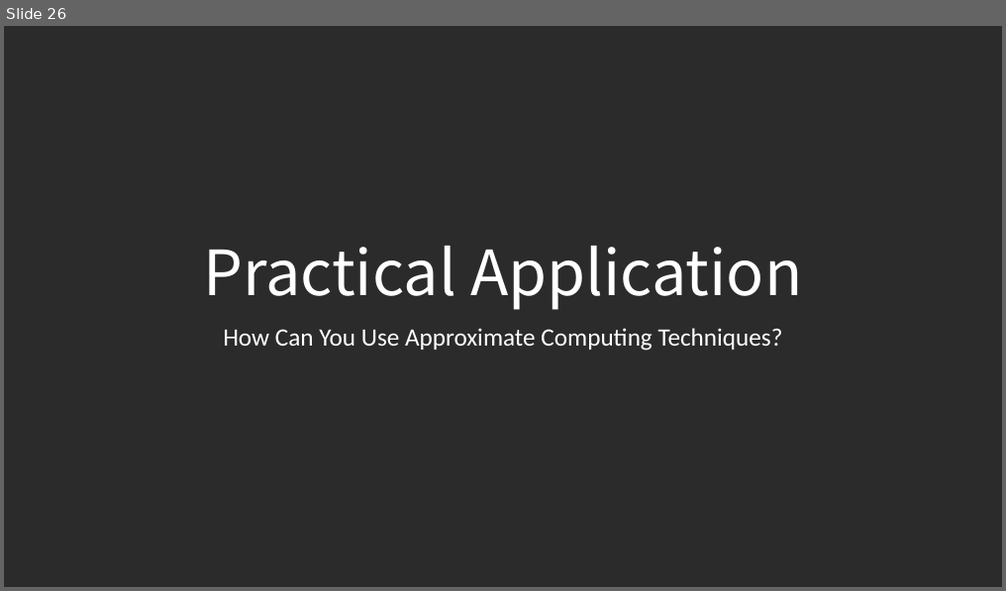
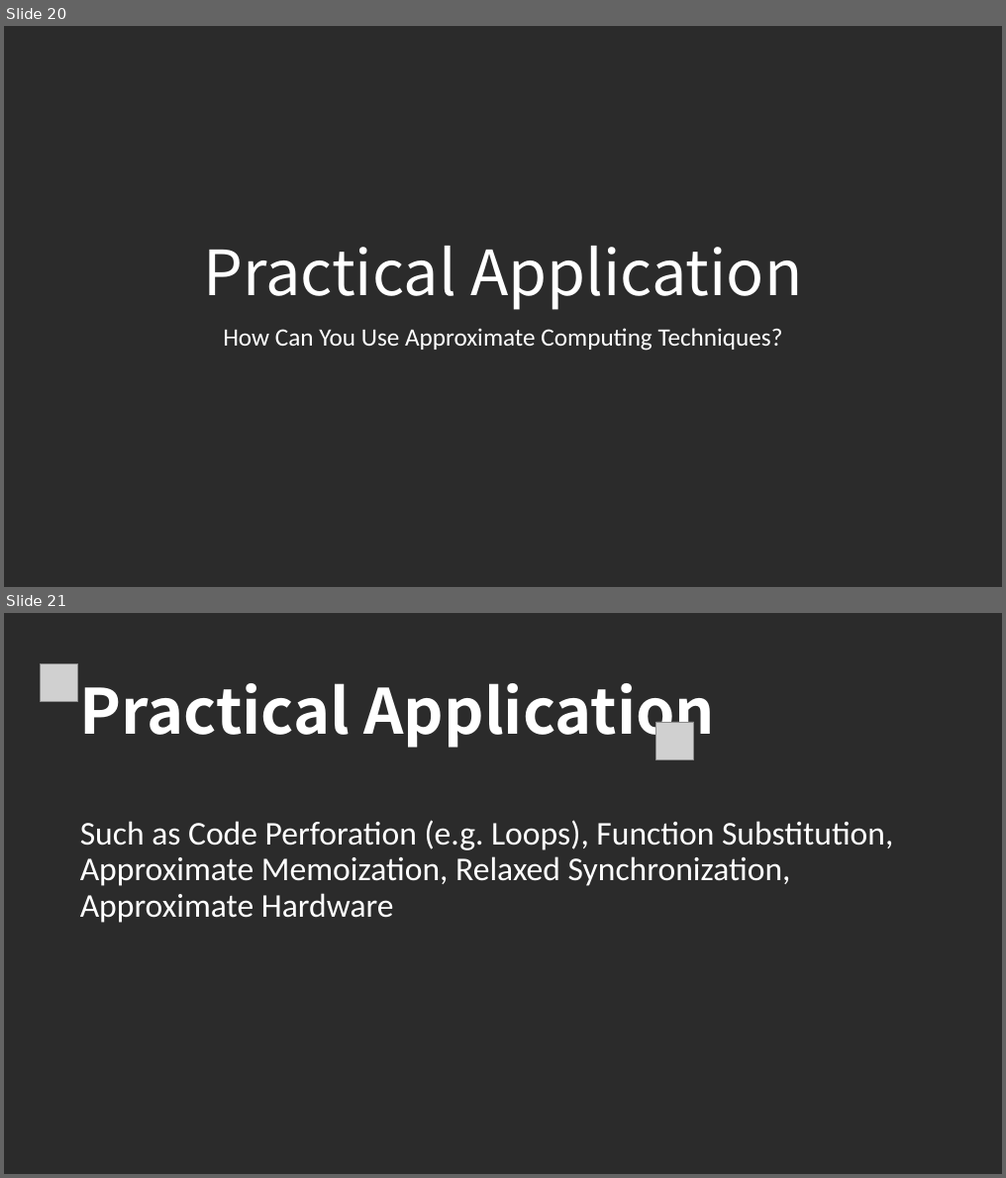
Before and after one commit to LoloMarty/2024-, a slide deck: CS4630/Approximate Computing.pptx. Shown one above the other, each under a label of ours: slide 26 before the commit, slides 20 and 21 after it. The pictures are 1006x591 and 1006x1178 pixels, drawn with LibreOffice and Linux fonts; fonts in the diff are those of the drawing; grey boxes stand for pictures; background and template pictures are left out; a plain dark background stands for a picture behind light text. Boxes give left, top, right and bottom in pixels: in the first picture for what was removed or moved away, otherwise in the second. Text is boxed around its words. In the diff, an @@ line names an element or a change of style, - is before the commit and + after.

```diff
--- a/CS4630/Approximate Computing.pptx
+++ b/CS4630/Approximate Computing.pptx
@@ slide 21 added at [4, 613, 1002, 1174], background picture (left out) @@
@@ picture added at [40, 663, 78, 702] @@
@@ text added at [80, 683, 716, 749], 60 pt, text #FFFFFF, bold @@
+Practical Application
@@ picture added at [656, 722, 694, 760] @@
@@ text added at [80, 820, 893, 923], 32 pt, text #FFFFFF @@
+Such as Code Perforation (e.g. Loops), Function Substitution, Approximate Memoization, Relaxed Synchronization, Approximate Hardware
@@ what was slide 26 is now slide 20 @@
```
Also in this commit, not shown: 19 other slides added, 6 slides removed, 1 other file.
